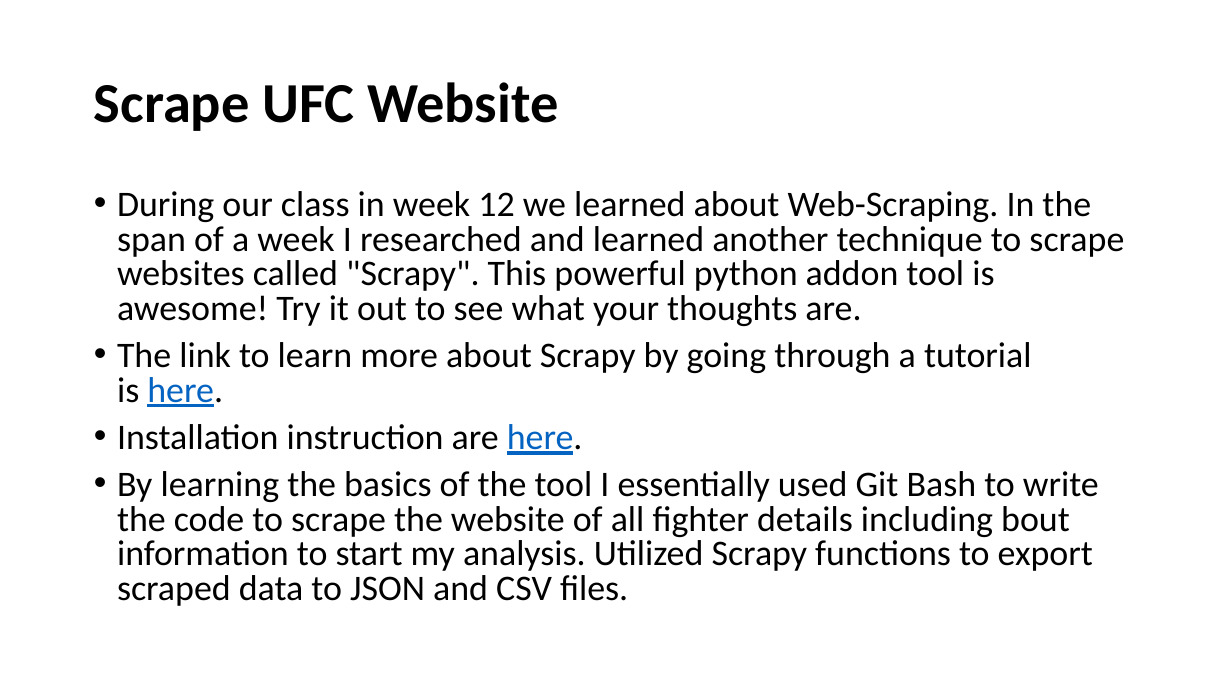
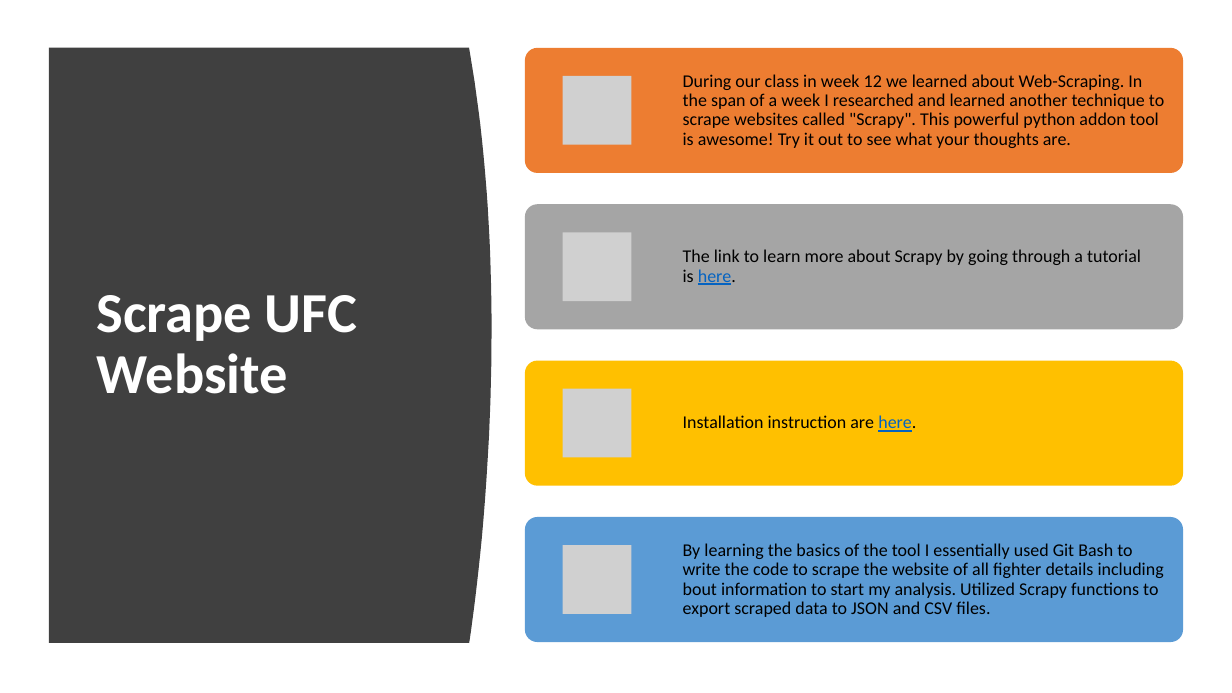
Before and after one commit to Rich-Hamilton88/machine_learning_project, a slide deck: slide 4 of Machine Learning Project/UFC.pptx. Drawn at 1232x693 pixels with LibreOffice and Linux fonts; fonts in the diff are those of the drawing; grey boxes stand for pictures. Boxes give left, top, right and bottom in pixels: in the first picture for what was removed or moved away, otherwise in the second. Text is boxed around its words. In the diff, an @@ line names an element or a change of style, - is before the commit and + after.

```diff
--- a/Machine Learning Project/UFC.pptx
+++ b/Machine Learning Project/UFC.pptx
@@ freeform shape added at (x1=49, y1=48, x2=492, y2=643), fill #404040 @@
@@ title "Scrape UFC Website" moved from (x1=94, y1=82, x2=558, y2=131) to (x1=96, y1=295, x2=357, y2=394) @@
@@ title "Scrape UFC Website" at (x1=96, y1=295, x2=357, y2=394): text colour #000000 to #FFFFFF @@
@@ text removed at (x1=117, y1=191, x2=1124, y2=606) @@
-• During our class in week 12 we learned about Web-Scraping. In the span of a week I researched and learned another technique to scrape websites called "Scrapy". This powerful python addon tool is awesome! Try it out to see what your thoughts are.
-• The link to learn more about Scrapy by going through a tutorial is here.
-• Installation instruction are here.
-• By learning the basics of the tool I essentially used Git Bash to write the code to scrape the website of all fighter details including bout information to start my analysis. Utilized Scrapy functions to export scraped data to JSON and CSV files.
@@ group added at (x1=525, y1=48, x2=1183, y2=641): 4 rounded rectangles, 4 pictures, 4 texts @@
+During our class in week 12 we learned about Web-Scraping. In the span of a week I researched and learned another technique to scrape websites called "Scrapy". This powerful python addon tool is awesome! Try it out to see what your thoughts are.
+The link to learn more about Scrapy by going through a tutorial is here.
+Installation instruction are here.
+By learning the basics of the tool I essentially used Git Bash to write the code to scrape the website of all fighter details including bout information to start my analysis. Utilized Scrapy functions to export scraped data to JSON and CSV files.
```
Also in this commit, not shown: 8 other slides changed, 9 slides added, 6 slides removed, 1 other file.
